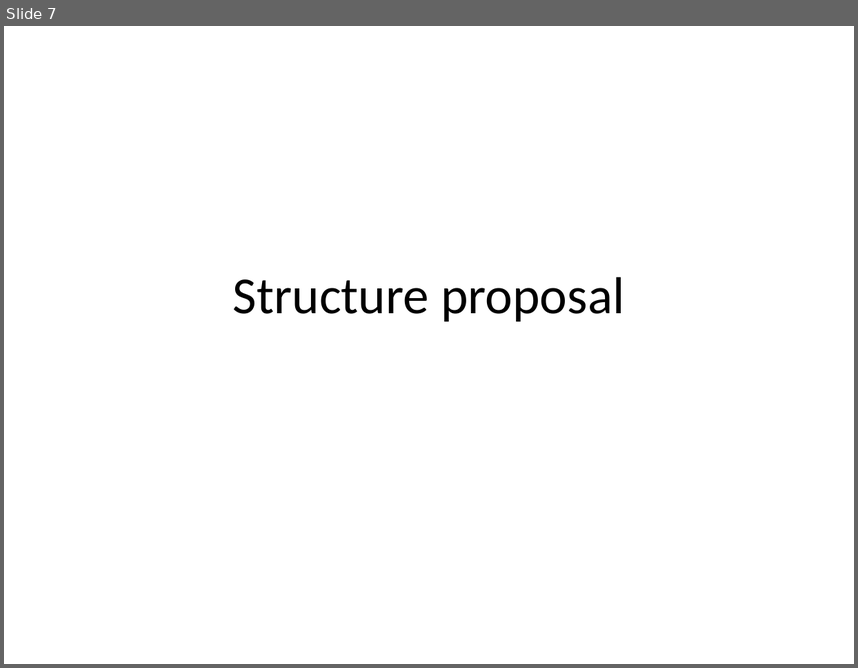
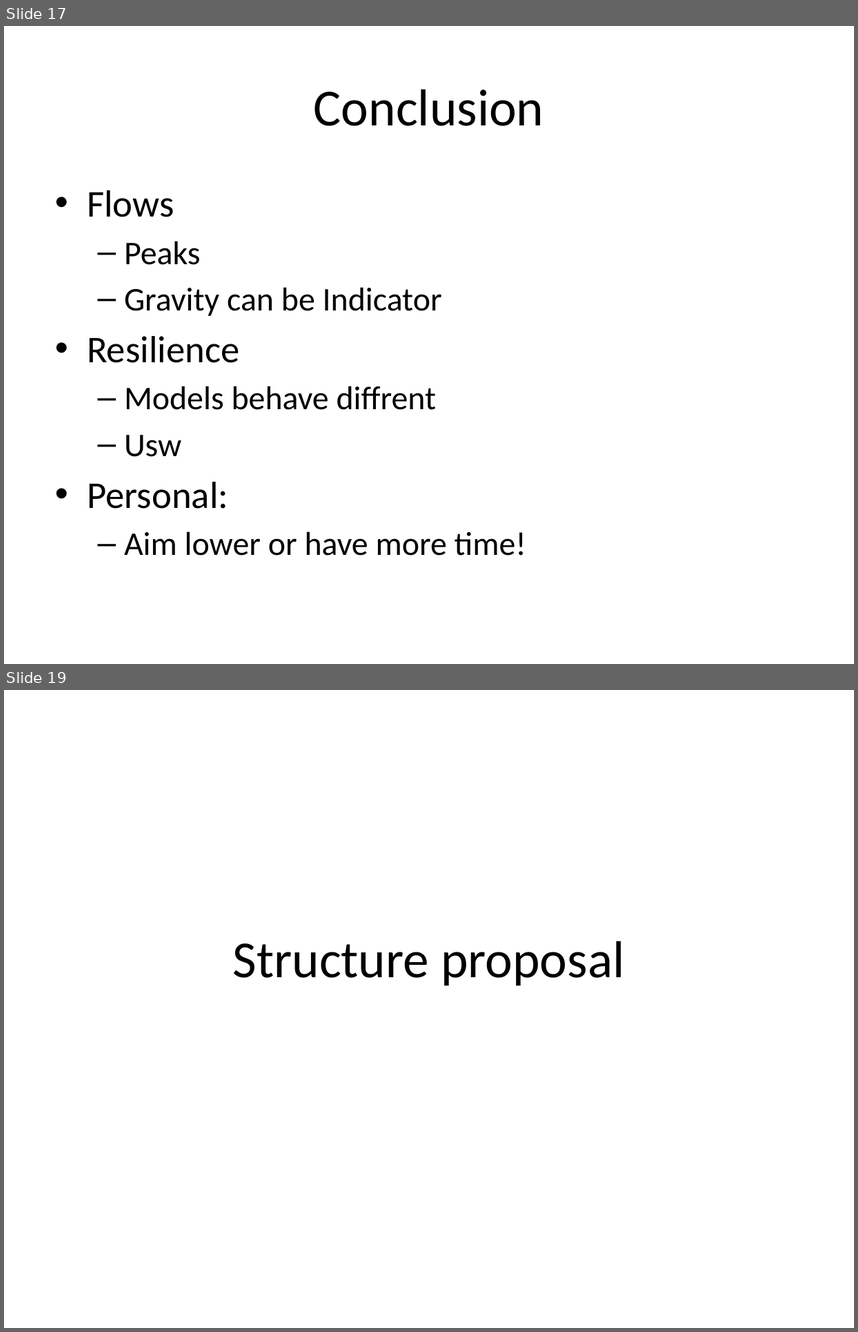
Before and after one commit to EleSwag/Elias-und-Mario, a slide deck: presentation/Test.pptx. Shown one above the other, each under a label of ours: slide 7 before the commit, slides 17 and 19 after it; the slides between them are not shown. The pictures are 858x668 and 858x1332 pixels, drawn with LibreOffice and Linux fonts; fonts in the diff are those of the drawing. Boxes give left, top, right and bottom in pixels: in the first picture for what was removed or moved away, otherwise in the second. Text is boxed around its words. In the diff, an @@ line names an element or a change of style, - is before the commit and + after.

```diff
--- a/presentation/Test.pptx
+++ b/presentation/Test.pptx
@@ slide 17 added at box(4, 26, 854, 664), background #FFFFFF @@
@@ title added at box(314, 89, 544, 126), 44 pt, text #000000 @@
+Conclusion
@@ text added at box(87, 190, 526, 555), 28 pt, text #000000 @@
+• Flows
+  – Peaks
+  – Gravity can be Indicator
+• Resilience
+  – Models behave diffrent
+  – Usw
+• Personal:
+  – Aim lower or have more time!
@@ what was slide 7 is now slide 19 @@
```
Also in this commit, not shown: 2 slides changed, 16 other slides added, 2 slides removed, 1 other file.
